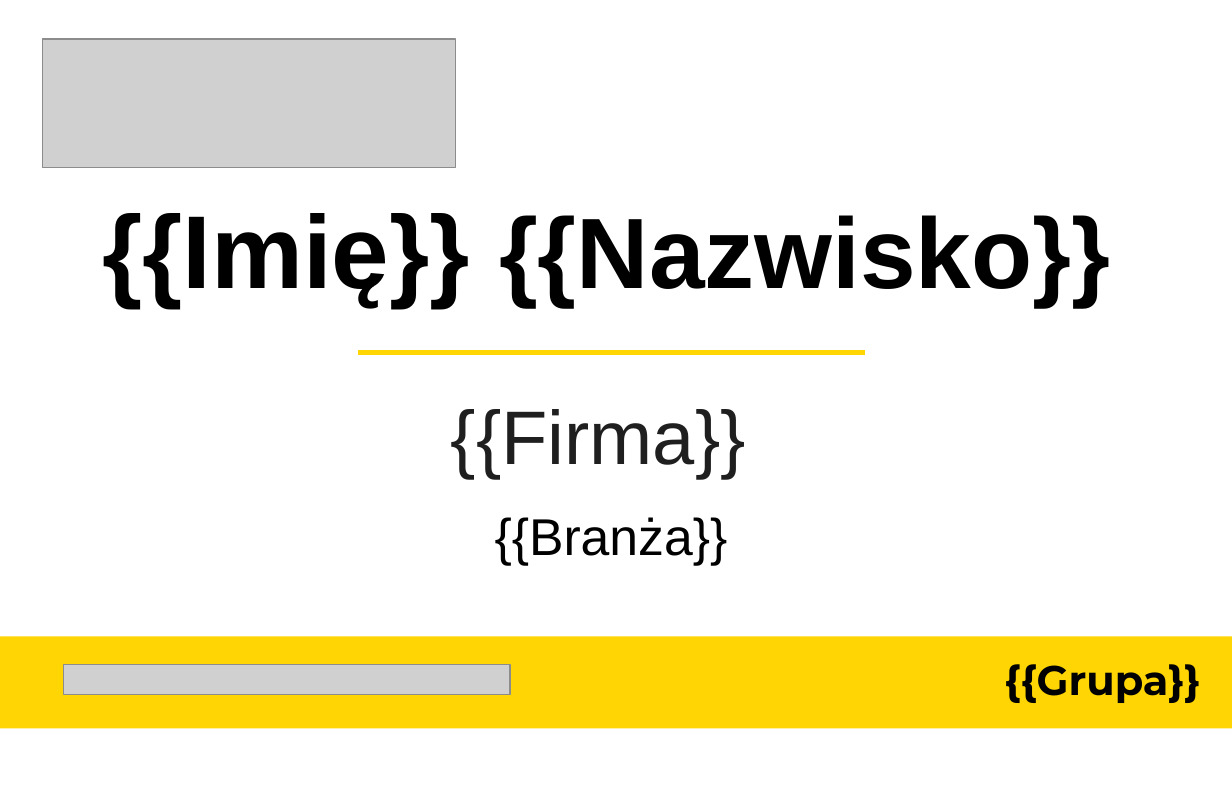
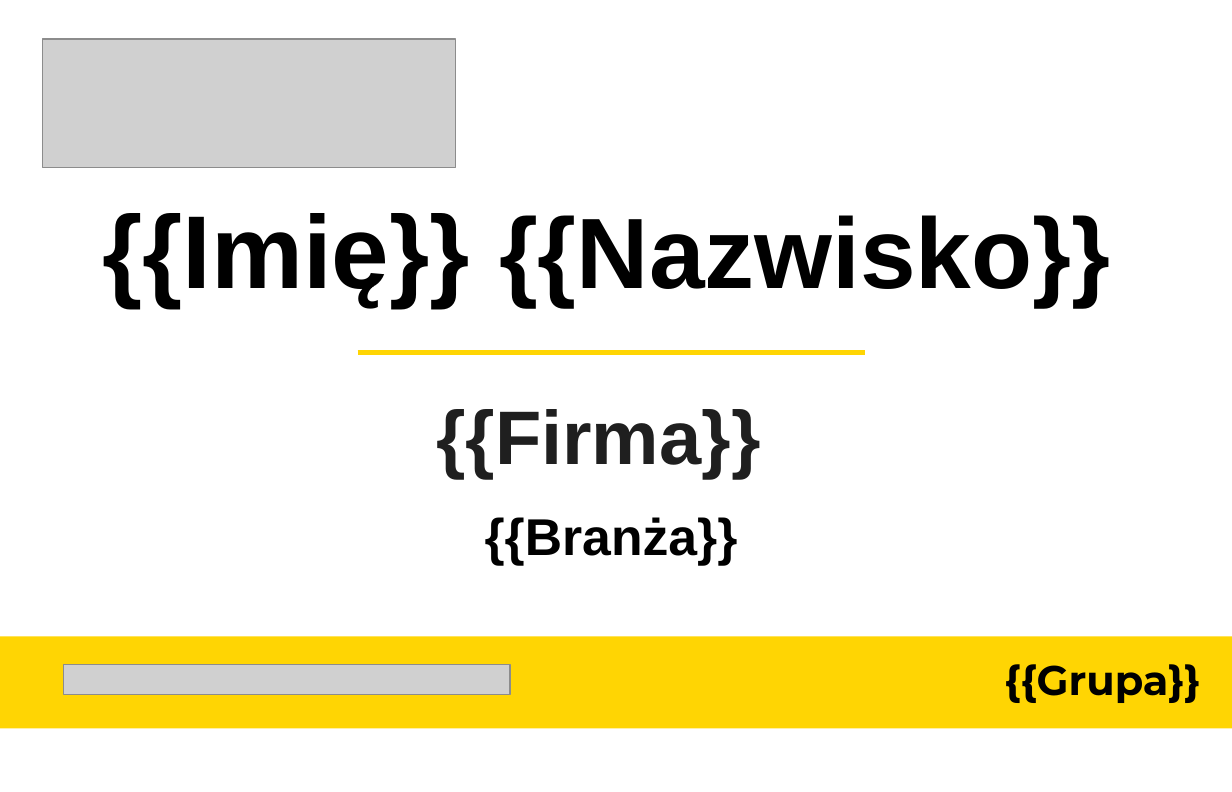
Before and after one commit to pwyczolkowski-ux/tc-event-tool, a slide deck: slide 3 of Badge CC.pptx. Drawn at 1232x792 pixels with LibreOffice and Linux fonts; fonts in the diff are those of the drawing; grey boxes stand for pictures. Boxes give left, top, right and bottom in pixels: in the first picture for what was removed or moved away, otherwise in the second. Text is boxed around its words. In the diff, an @@ line names an element or a change of style, - is before the commit and + after.

```diff
--- a/Badge CC.pptx
+++ b/Badge CC.pptx
@@ text "{{Firma}}" at bbox=[436, 409, 760, 479]: bold on @@
@@ text "{{Branża}}" at bbox=[485, 517, 738, 566]: bold on @@
```
Also in this commit, not shown: 2 other slides changed.
